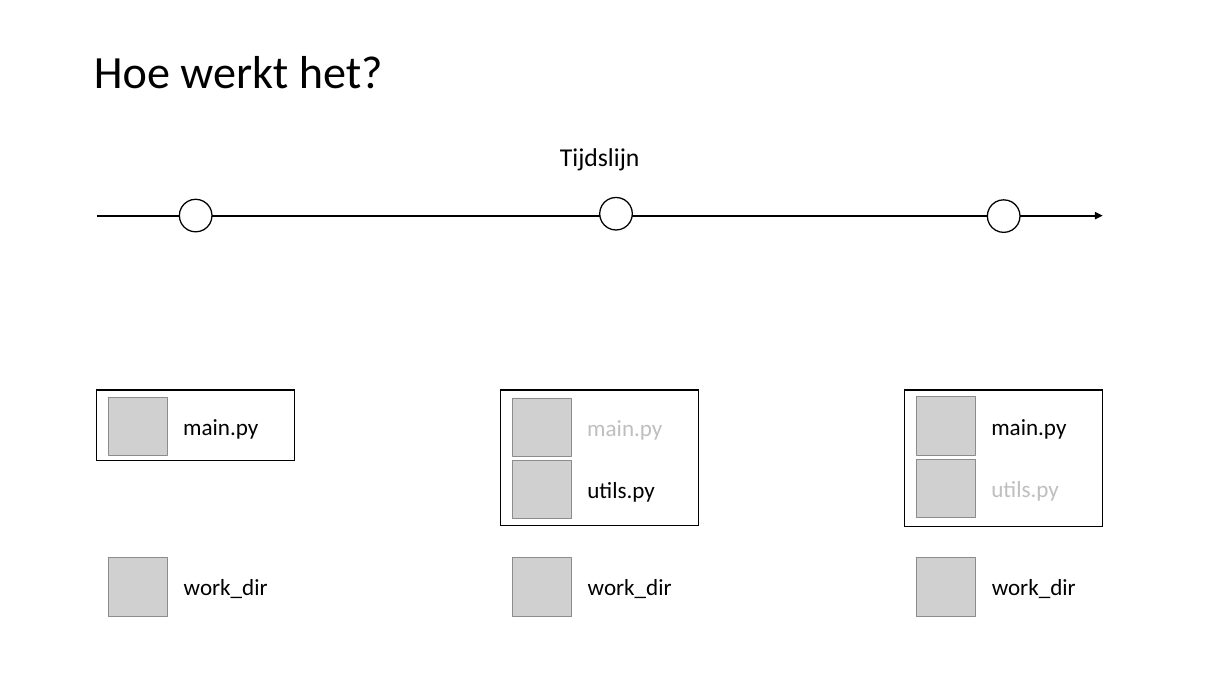
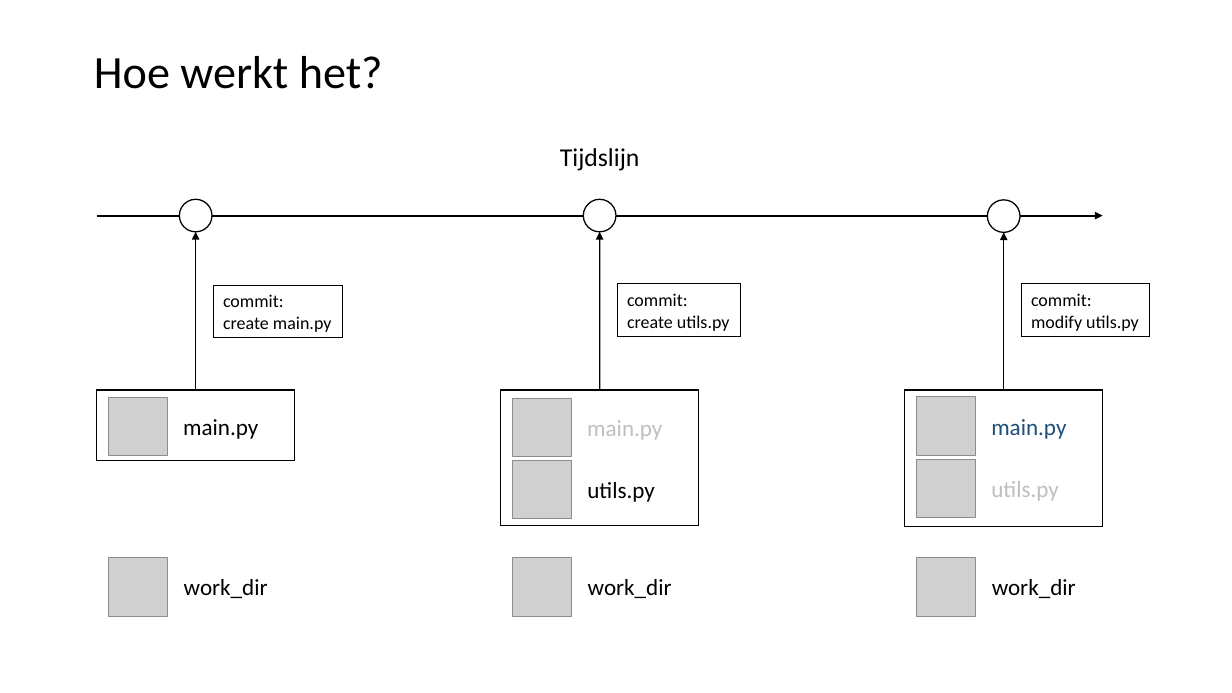
Before and after one commit to LFKoning/knowledge-sharing, a slide deck: slide 9 of git/1_basics/git_basic.pptx (slide 5 before the commit). Drawn at 1232x693 pixels with LibreOffice and Linux fonts; fonts in the diff are those of the drawing; grey boxes stand for pictures. Boxes give left, top, right and bottom in pixels: in the first picture for what was removed or moved away, otherwise in the second. Text is boxed around its words. In the diff, an @@ line names an element or a change of style, - is before the commit and + after.

```diff
--- a/git/1_basics/git_basic.pptx
+++ b/git/1_basics/git_basic.pptx
@@ ellipse: place and size @@
-ellipse at (600, 198, 632, 230)
+ellipse at (583, 200, 616, 232)
@@ arrow added from (196, 390) to (196, 232), #000000 1 pt @@
@@ arrow added from (600, 390) to (600, 232), #000000 1 pt @@
@@ arrow added from (1004, 390) to (1004, 233), #000000 1 pt @@
@@ rectangle added at (214, 286, 343, 338), outline #000000 0.75 pt, 14 pt, text #000000 @@
+commit:
+create main.py
@@ rectangle added at (618, 284, 741, 336), outline #000000 0.75 pt, 14 pt, text #000000 @@
+commit:
+create utils.py
@@ rectangle added at (1022, 284, 1150, 336), outline #000000 0.75 pt, 14 pt, text #000000 @@
+commit:
+modify utils.py
@@ text "main.py" at (991, 419, 1066, 439): text colour #000000 to #1F4E79 @@
```
Also in this commit, not shown: 10 slides added.
